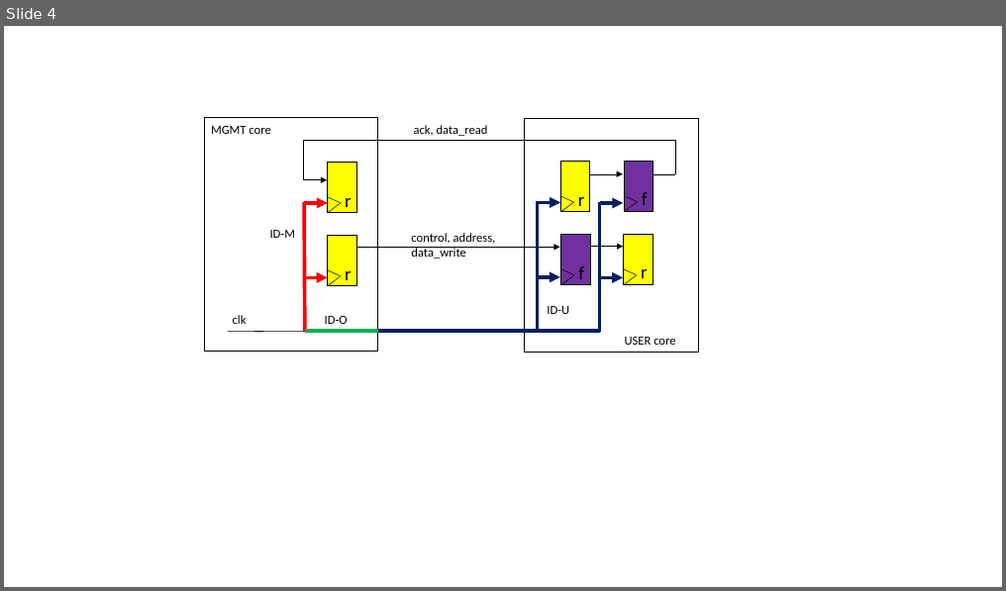
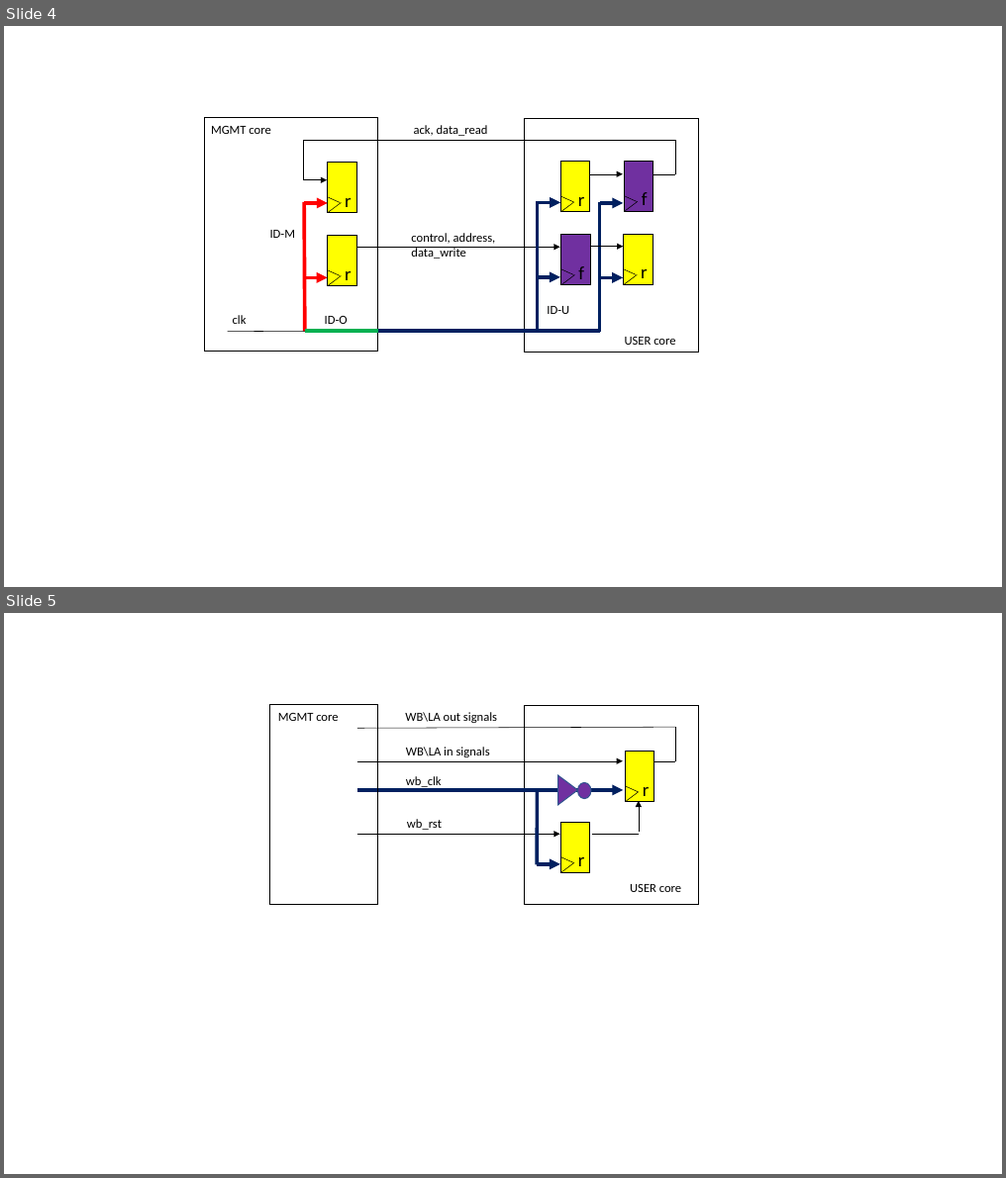
Before and after one commit to cloudxcc/CaravelAppNotes, a slide deck: AN_WBHT/AN_WBHT_Caravel_WB_Hold_Time.pptx. Shown one above the other, each under a label of ours: slide 4 before the commit, slides 4 and 5 after it. The pictures are 1006x591 and 1006x1178 pixels, drawn with LibreOffice and Linux fonts; fonts in the diff are those of the drawing. Boxes give left, top, right and bottom in pixels: in the first picture for what was removed or moved away, otherwise in the second. Text is boxed around its words. In the diff, an @@ line names an element or a change of style, - is before the commit and + after.

```diff
--- a/AN_WBHT/AN_WBHT_Caravel_WB_Hold_Time.pptx
+++ b/AN_WBHT/AN_WBHT_Caravel_WB_Hold_Time.pptx
@@ slide 5 added at box(4, 613, 1002, 1174), background #FFFFFF @@
@@ group added at box(244, 690, 720, 920): 9 lines, 8 texts, 5 rectangles, 5 arrows, 1 triangle, 1 ellipse @@
+WB\LA out signals
+r
+WB\LA in signals
+wb_clk
+wb_rst
+USER core
+MGMT core
+r
```
Also in this commit, not shown: 4 other files.
